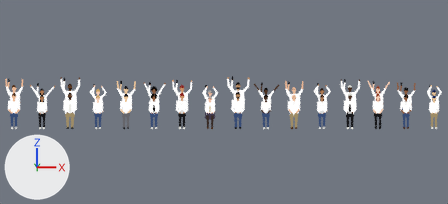
What one commit did to the Blender file BLENDER/2026-10-31_crowd/crowd_people.blend.
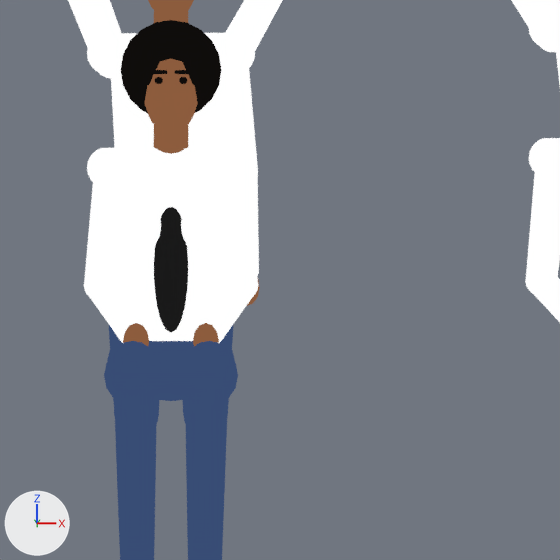
The first picture shows the older version from the file's camera 'C_Impostor'. The close-ups show the older and then the newer version on the part from 32% to 40% of the width and 45% to 62% of the height of that picture. Only the edits that show in the close-ups are written down. Arrows for +X, +Y and +Z are at lower left; the lights stay in place.

Names of what the first close-up shows: 'P05_Aisha_cheer', 'P05_Aisha_phone', 'P05_Aisha_seated', 'P06_Leo_cheer', 'P06_Leo_seated' and 1 more.
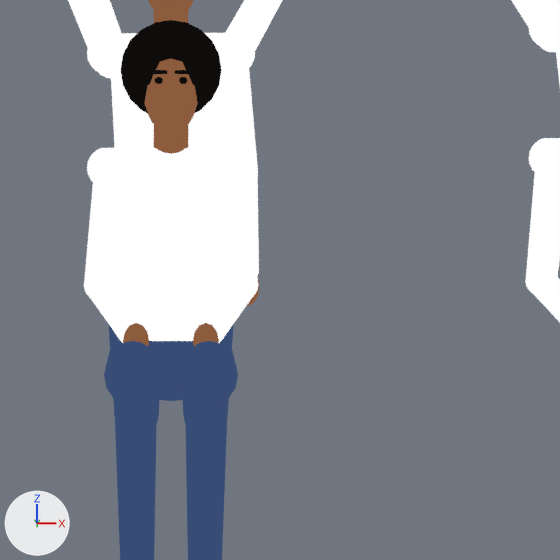
What the commit changed:
me_p05_aisha_seated is used by ob_p05_aisha_seated; location (-2.875, 0.0, 0.0).
me_p05_aisha_seated had 3510 vertices, 3864 faces and spanned x -0.222..0.222, y -0.553..0.182, z -0.462..1.001.
me_p05_aisha_seated now has 3218 vertices, 3544 faces and spans x -0.222..0.222, y -0.553..0.182, z -0.462..1.001.
me_p05_aisha_seated part 1: the loose piece of 146 vertices spanning x -0.044..0.044, y -0.083..-0.023, z 0.207..0.537 is deleted.
Other edits to the shape of me_p05_aisha_seated do not show in these pictures.

Changed parts and their boxes (x1, y1, x2, y2) in the close-ups (560 x 560 px):
part 1 of me_p05_aisha_seated, deleted
    before: (154, 207, 188, 332)
